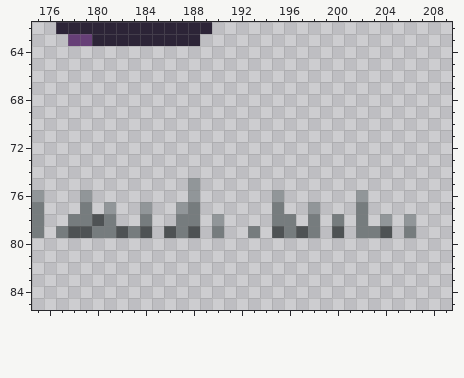
Two states of a pixel-art file, IvoryKeep/res/sprites/tiles/objects.aseprite. The picture above was drawn from the file before the commit.
256x512 pixels, 1 frame. Colours within 5 levels of each other are drawn and written as one. Shown: x 175..209, y 62..85.
After:
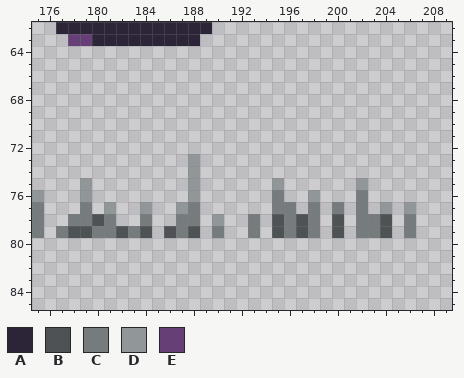
Palette (. is transparent): A #2c2437  B #4e5254  C #767c7e  D #919699  E #663f77
Changes in this commit:
{"y":73,"x":188,"old":".","new":"D"}
{"y":74,"x":188,"old":".","new":"D"}
{"y":75,"x":179,"old":".","new":"D"}
{"y":75,"x":195,"old":".","new":"D"}
{"y":75,"x":202,"old":".","new":"D"}
{"y":76,"x":195,"old":"D","new":"C"}
{"y":76,"x":198,"old":".","new":"D"}
{"y":76,"x":202,"old":"D","new":"C"}
{"y":77,"x":196,"old":".","new":"C"}
{"y":77,"x":198,"old":"D","new":"C"}
{"y":77,"x":200,"old":".","new":"C"}
{"y":77,"x":204,"old":".","new":"D"}
{"y":77,"x":206,"old":".","new":"D"}
{"y":78,"x":193,"old":".","new":"C"}
{"y":78,"x":195,"old":"C","new":"B"}
{"y":78,"x":197,"old":".","new":"B"}
{"y":78,"x":200,"old":"C","new":"B"}
{"y":78,"x":203,"old":".D","new":"CB"}
{"y":78,"x":206,"old":"D","new":"C"}
